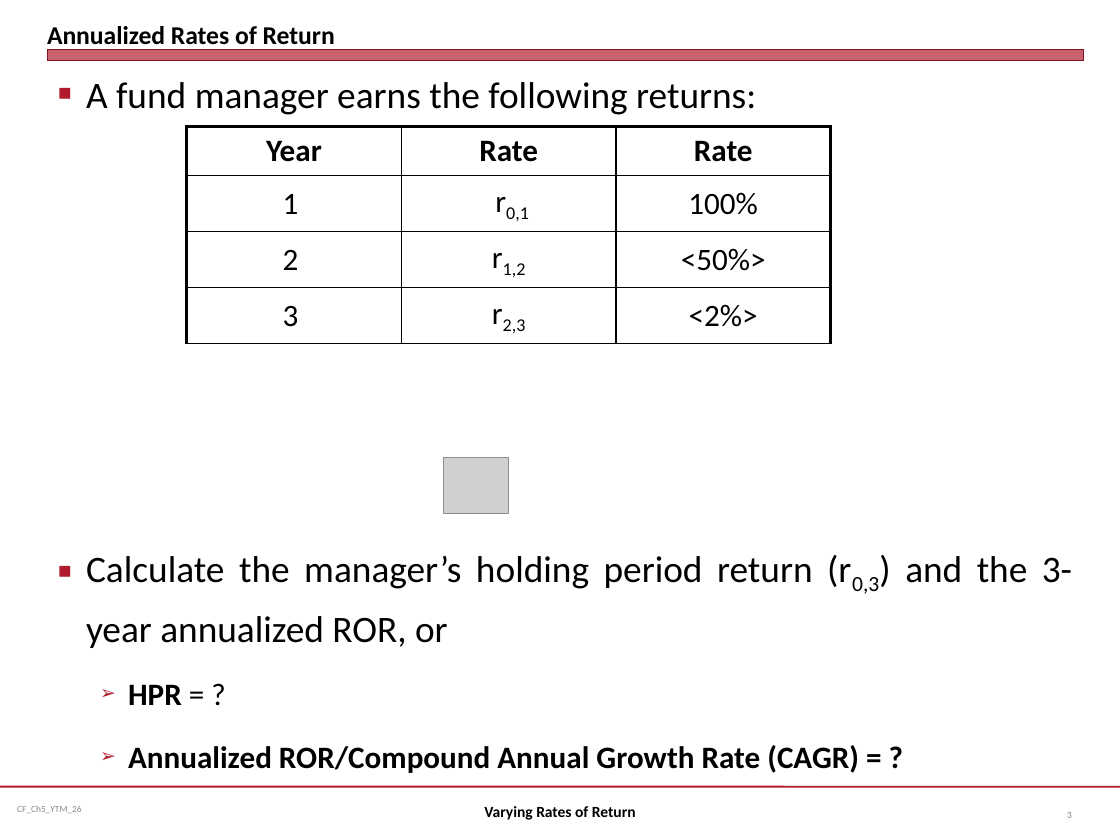
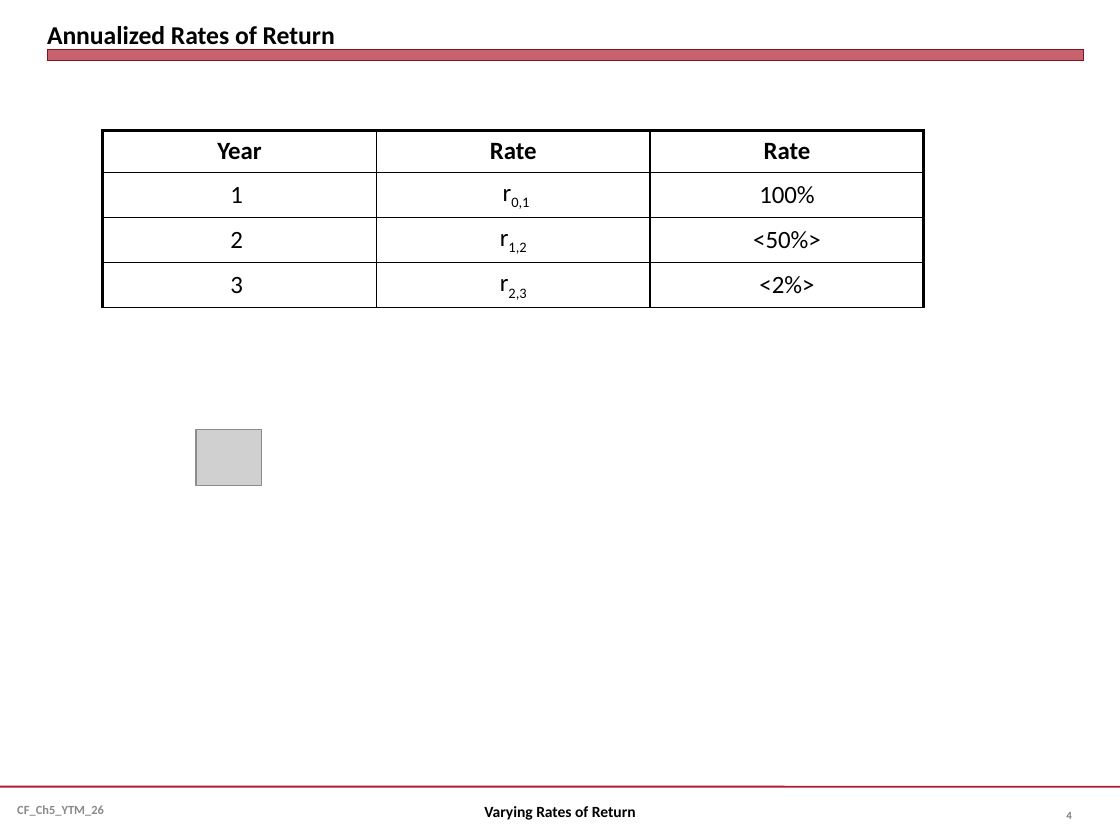
Before and after one commit to jmc877/Corporate-Finance, a slide deck: slide 4 of slides/CF_Ch5_YTM_26.pptx (slide 3 before the commit). Drawn at 1120x840 pixels with LibreOffice and Linux fonts; fonts in the diff are those of the drawing; grey boxes stand for pictures. Boxes give left, top, right and bottom in pixels: in the first picture for what was removed or moved away, otherwise in the second. Text is boxed around its words. In the diff, an @@ line names an element or a change of style, - is before the commit and + after.

```diff
--- a/slides/CF_Ch5_YTM_26.pptx
+++ b/slides/CF_Ch5_YTM_26.pptx
@@ text removed at bbox=[86, 82, 1072, 773] @@
-■ A fund manager earns the following returns:
-■ Calculate the manager’s holding period return (r0,3) and the 3-year annualized ROR, or
-  ➢ HPR = ?
-  ➢ Annualized ROR/Compound Annual Growth Rate (CAGR) = ?
@@ table at bbox=[103, 131, 923, 304] @@
@@ size 20 to 16 pt @@
@@ table: place and size @@
-table at bbox=[187, 127, 832, 343]
+table at bbox=[103, 131, 923, 304]
@@ picture added at bbox=[196, 429, 261, 485] @@
@@ picture removed at bbox=[444, 457, 508, 513] @@
@@ text "CF_Ch5_YTM_26" at bbox=[17, 805, 104, 816]: size 6 to 8 pt, bold on @@
@@ page number at bbox=[1066, 812, 1072, 819]: text changed; size 6 to 7 pt; bold on @@
-3
+4
```
Also in this commit, not shown: 40 other slides changed, 2 slides added, 4 slides removed, 4 other files.
